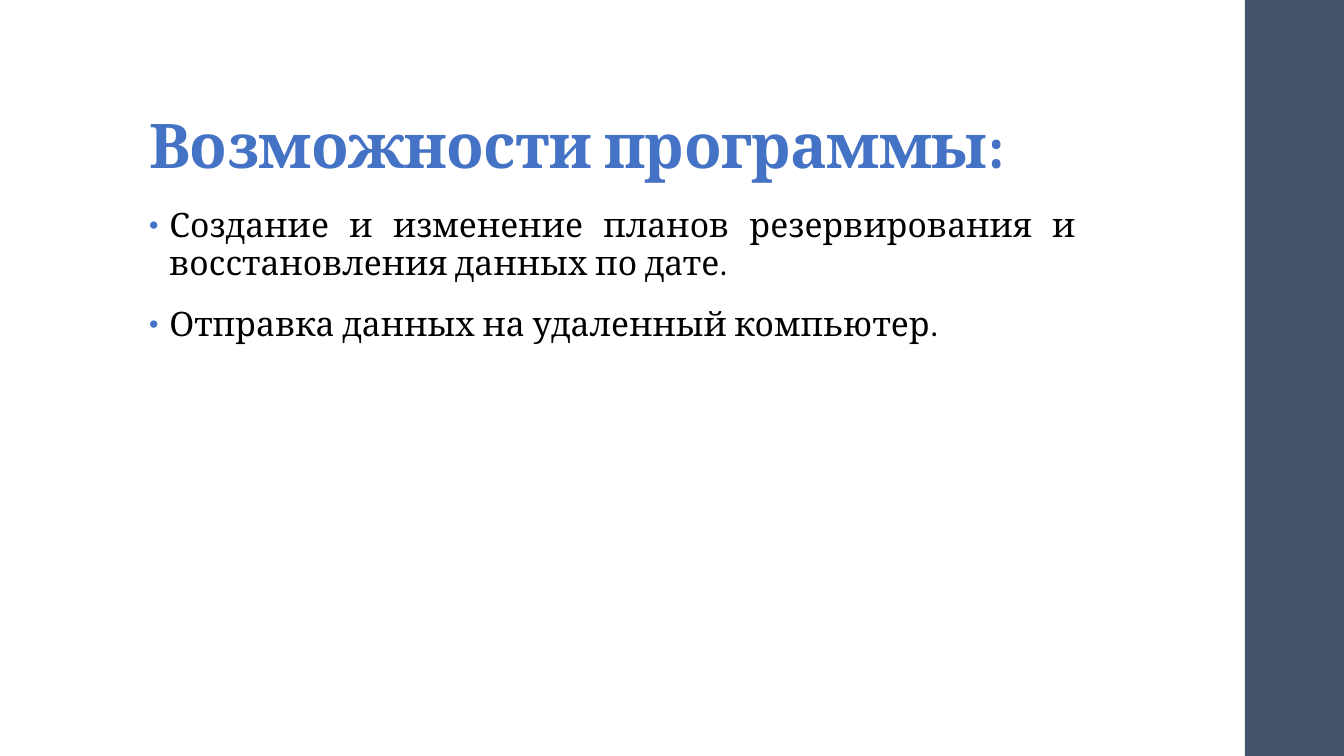
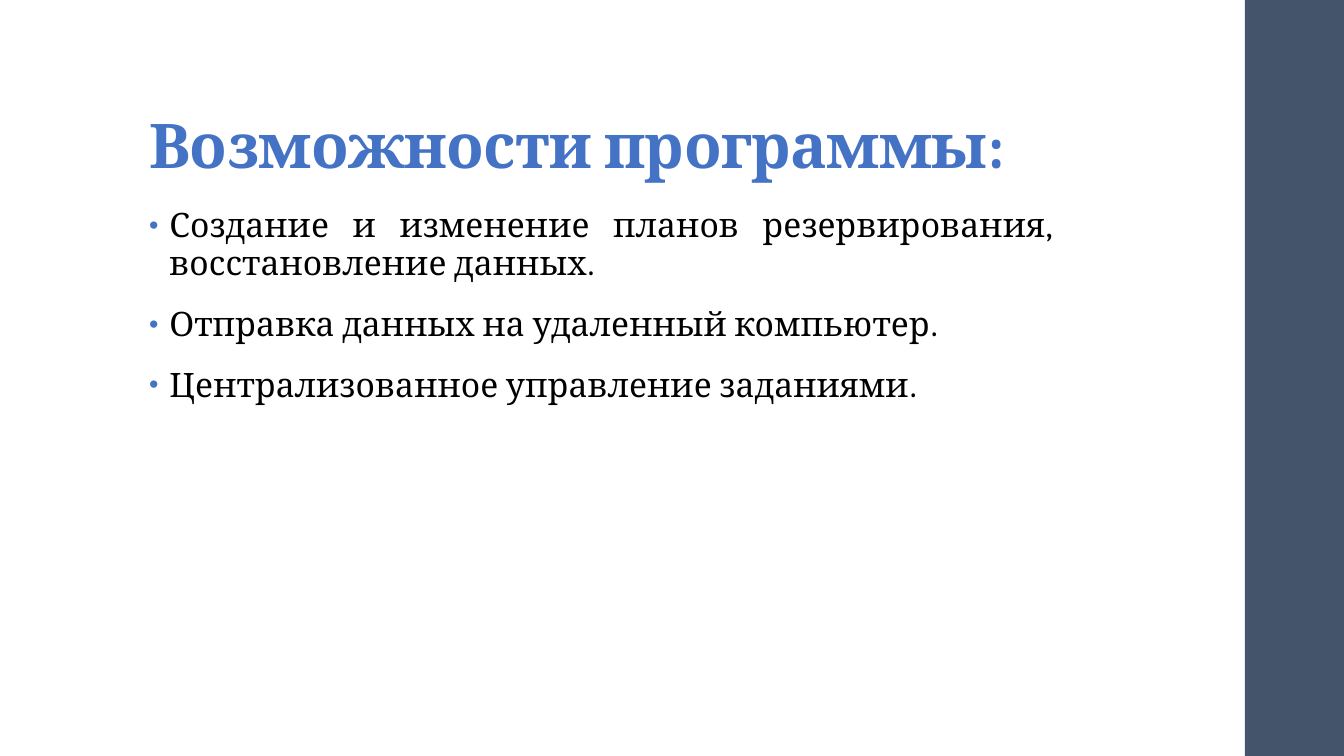
Before and after one commit to polyakovGit/BackupSystem, a slide deck: slide 8 of Razrabotka_PO_PresentationV3.pptx. Drawn at 1344x756 pixels with LibreOffice and Linux fonts; fonts in the diff are those of the drawing. Boxes give left, top, right and bottom in pixels: in the first picture for what was removed or moved away, otherwise in the second. Text is boxed around its words. In the diff, an @@ line names an element or a change of style, - is before the commit and + after.

```diff
--- a/Razrabotka_PO_PresentationV3.pptx
+++ b/Razrabotka_PO_PresentationV3.pptx
@@ text at [169, 212, 1053, 282]: text changed @@
-• Создание и изменение планов резервирования и восстановления данных по дате.
+• Создание и изменение планов резервирования, восстановление данных.
@@ text at [169, 373, 908, 405]: paragraph added @@
+• Централизованное управление заданиями.
```
Also in this commit, not shown: 3 other slides changed, 2 other files.
